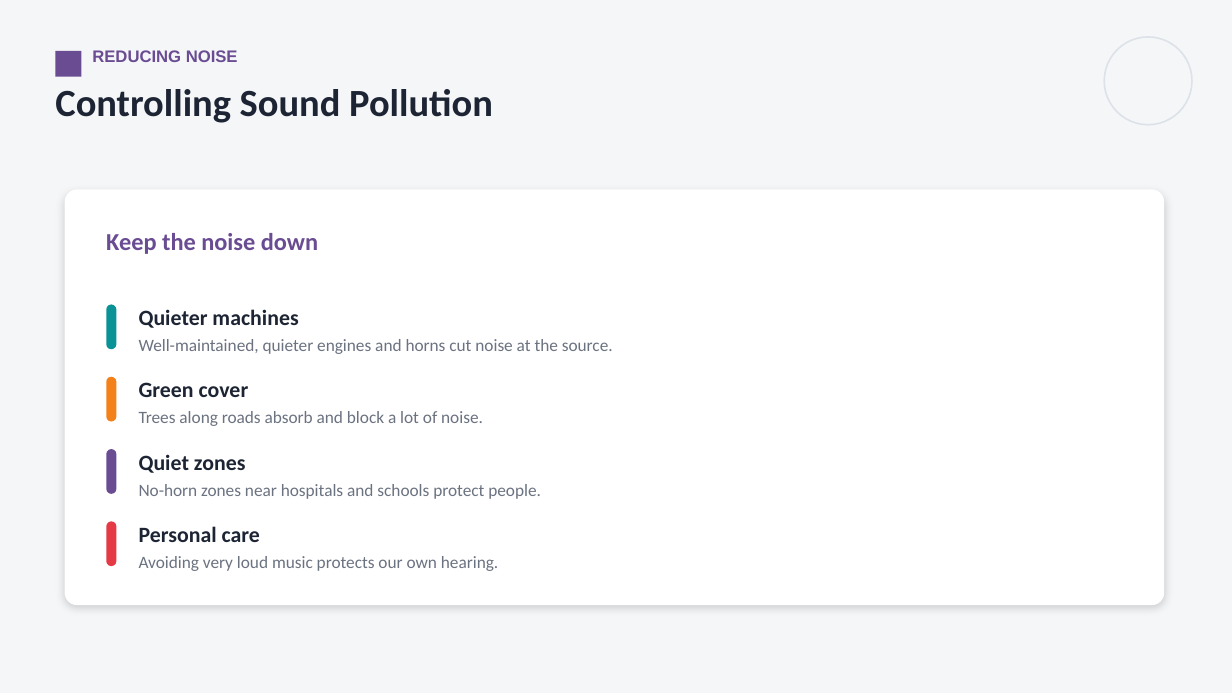
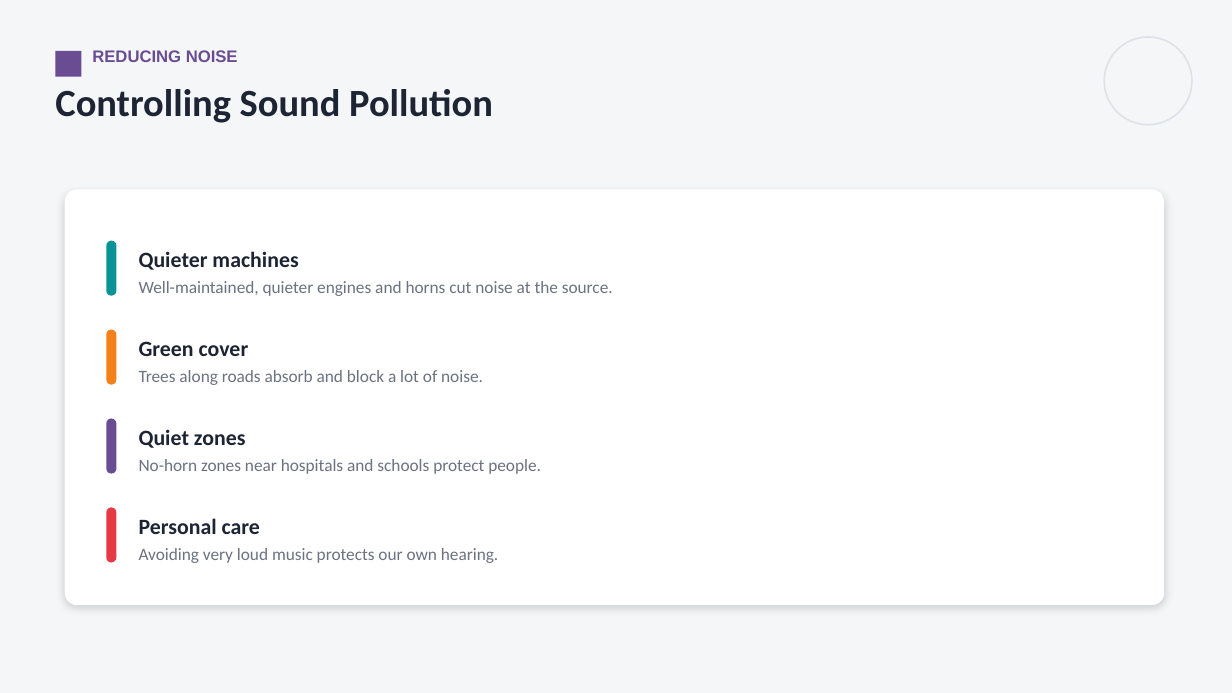
Before and after one commit to parmeshwars2911/MyFirstAR, a slide deck: slide 32 of ppt/MH_Grade07/MH07_S51_Sound.pptx (slide 19 before the commit). Drawn at 1232x693 pixels with LibreOffice and Linux fonts; fonts in the diff are those of the drawing. Boxes give left, top, right and bottom in pixels: in the first picture for what was removed or moved away, otherwise in the second. Text is boxed around its words. In the diff, an @@ line names an element or a change of style, - is before the commit and + after.

```diff
--- a/ppt/MH_Grade07/MH07_S51_Sound.pptx
+++ b/ppt/MH_Grade07/MH07_S51_Sound.pptx
@@ text removed at (x1=106, y1=233, x2=318, y2=254) @@
-Keep the noise down
@@ text "Quieter machines" moved from (x1=139, y1=309, x2=613, y2=354) to (x1=139, y1=251, x2=613, y2=296) @@
@@ rounded rectangle resized from (x1=106, y1=305, x2=116, y2=350) to (x1=106, y1=240, x2=116, y2=296) @@
@@ text "Green cover" moved from (x1=139, y1=382, x2=483, y2=426) to (x1=139, y1=341, x2=483, y2=385) @@
@@ rounded rectangle resized from (x1=106, y1=377, x2=116, y2=422) to (x1=106, y1=330, x2=116, y2=385) @@
@@ rounded rectangle resized from (x1=106, y1=449, x2=116, y2=494) to (x1=106, y1=419, x2=116, y2=474) @@
@@ text "Quiet zones" moved from (x1=139, y1=454, x2=541, y2=499) to (x1=139, y1=429, x2=541, y2=474) @@
@@ rounded rectangle resized from (x1=106, y1=521, x2=116, y2=567) to (x1=106, y1=507, x2=116, y2=563) @@
@@ text "Personal care" moved from (x1=139, y1=526, x2=498, y2=571) to (x1=139, y1=518, x2=498, y2=563) @@
```
Also in this commit, not shown: 14 slides added, 5 other files.
